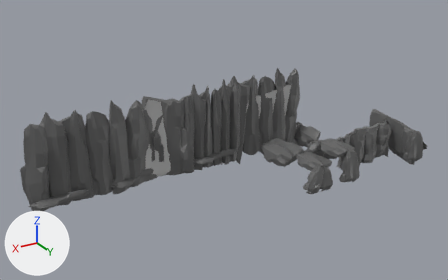
The FBX model Bear Prototypes/Assets/Models/LevelModels/Cliffs.fbx: old version first, new version second.
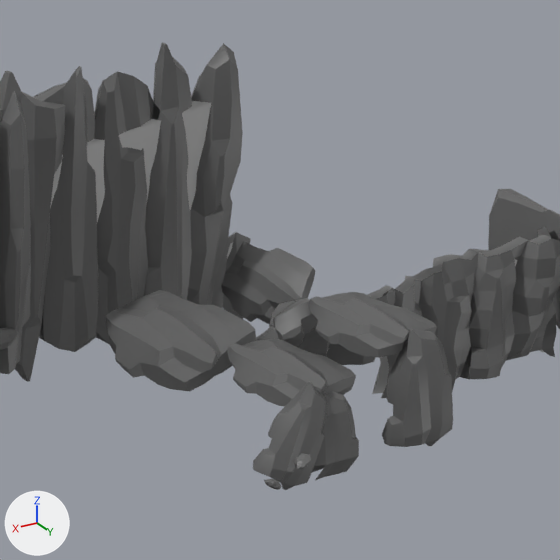
The first picture shows the older version from a camera (50 mm lens) standing at (1.746, 2.096, 1.276) and looking at (0.373, -0.193, 0.131). The close-ups show both versions on the part from 52% to 87% of the width and 20% to 77% of the height of that picture; other places that the commit changed are outside them. Arrows for +X, +Y and +Z are at lower left; the lights stay in place. Where no turn or scale is listed for an object, it has been applied to the vertices.

Objects in the first close-up: 'CaveRock', 'CaveRock3', 'CaveRock5', 'CaveRock6', 'CaveRock7', 'CaveRock8', 'CaveRock9', 'CliffFaec3', 'StepRock2', 'polySurface1', 'polySurface3', 'polySurface4', 'polySurface5'.
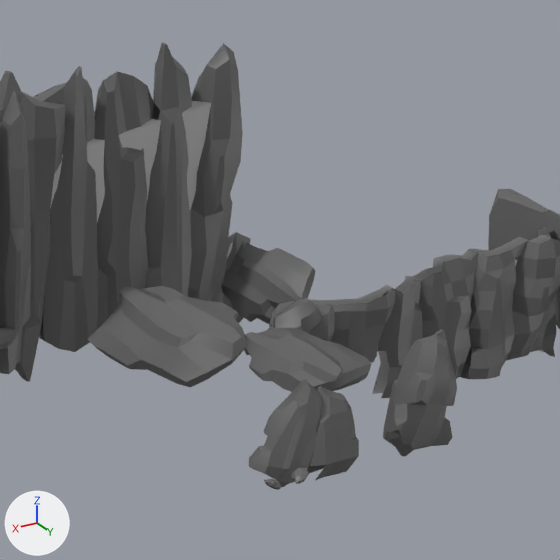
Boxes [x1, y1, x2, y2] around the edits, measured in the close-ups (560 x 560 px):
'CaveRock8', reshaped, moved, turned, rescaled: before [105, 290, 256, 392]; after [88, 286, 247, 387]
'CaveRock', moved: before [309, 292, 437, 358]; after [245, 328, 372, 392]
'CaveRock5', moved, turned, rescaled: before [382, 328, 453, 447]; after [383, 329, 457, 457]
'CaveRock7', deleted: before [227, 338, 356, 407]
'CaveRock6', moved: before [253, 381, 327, 490]; after [249, 379, 322, 487]
'StepRock3', added: after [291, 468, 309, 484]
'StepRock2', deleted: before [294, 454, 311, 469]

What changed in the scene script:
```text
Change me_mesh_019:
    used by ob_caverock8; location = (0.078, -0.14, 0.022); rotation_euler = (-3.081, -0.161, -0.139), in degrees (-177, -9.2, -8); scale = (0.0123, 0.0123, 0.0123)
    remove me_mesh_019.from_pydata(...)  # 123 vertices, 116 faces; spans x -5.5..5.5, y -10.4..10.5, z -4.1..4.2
    add me_mesh_019.from_pydata(...)  # 114 vertices, 112 faces; spans x -5.3..5.5, y -9.2..9.3, z -4.1..4.2
    me_mesh_019 part 1: 109 vertices removed from x -5.5..5.5, y -10.4..10.5, z -4.1..3.9; 109 vertices added at x -5.3..5.5, y -9.2..9.3, z -4.1..3.9
Add me_mesh_017_1:
    me_mesh_017_1.from_pydata(...)  # 74 vertices, 72 faces; spans x -0.012..0.0115, y -0.01..0.0107, z -0.0074..0.0074
    me_mesh_017_1.materials.append(mat_caverocks)  # dark grey #626262
Change ob_caverock5:
    ob_caverock5.location: (-0.109, 0.141, 0.016) -> (-0.115, 0.159, 0.014)
    ob_caverock5.rotation_euler: (1.57, 0.106, -0.46) -> (1.382, 0.172, 2.727)  # degrees (90, 6.1, -26) -> degrees (79, 10, 156)
    ob_caverock5.scale: (0.01, 0.01, 0.01) -> (0.0102, 0.0102, 0.0102)
Change ob_caverock6:
    ob_caverock6.location: (0.098, 0.144, 0.003) -> (0.098, 0.136, 0.003)
Change ob_caverock8:
    ob_caverock8.location: (0.078, -0.14, 0.022) -> (0.083, -0.141, 0.027)
    ob_caverock8.rotation_euler: (-3.081, -0.161, -0.139) -> (0.104, -2.145, -0.118)  # degrees (-177, -9.2, -8) -> degrees (6, -123, -6.8)
    ob_caverock8.scale: (0.0123, 0.0123, 0.0123) -> (0.0135, 0.0135, 0.0135)
Change ob_caverock:
    ob_caverock.location: (-0.102, 0.047, 0.074) -> (0.009, 0.047, 0.046)
Remove ob_caverock7:
    ob_caverock7 = bpy.data.objects.new('CaveRock7', me_mesh_018)
    ob_caverock7.location = (0.042, 0.056, 0.04)
Remove ob_steprock2:
    ob_steprock2 = bpy.data.objects.new('StepRock2', me_mesh_001)
    ob_steprock2.location = (0.16, 0.238, 0.023)
Add ob_steprock3:
    ob_steprock3 = bpy.data.objects.new('StepRock3', me_mesh_017_1)
    ob_steprock3.location = (0.165, 0.242, 0.007)
```
